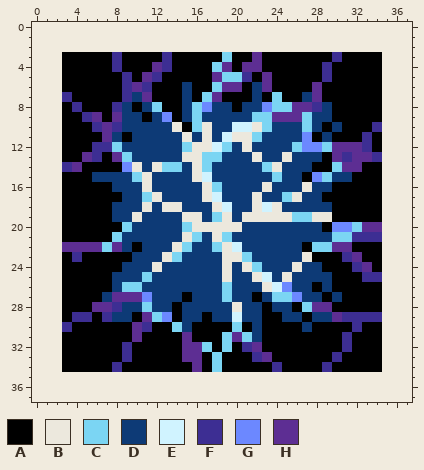
File history of a pixel-art file, packages/game-client/src/assets/skills{m}/shatter.aseprite. This is how it looked before the edit.
32x32 pixels, 1 frame. The old version is drawn lined up with the new one, on the new canvas.
Visible layers, top first: "Layer", "Layer 1".
Palette (. is transparent): A #000000  B #ece8dd  C #7bd5f3  D #0d3a76  E #d0f3ff  F #3d2e93  G #6c88ff  H #5d2e93
Pixels before, first column x 3:
 3 AAAAAFAAAAFAAAAACAAHAAAAAAAFAAAA
 4 AAAAAFAAAHFAAAACHAHHAAAAAAFAAAAA
 5 AAAAAAFAHFAAAAAHCCFAHAAAAAFAAAAA
 6 AAAAAAFHFAAADAACHHADHAAAAHAAAAAA
 7 FAAAAAFDHAAADACHAAADACAADHAAAAAA
 8 AFAAAFDADCAADCGDDADDGCCHHFDAAAAA
 9 AAFHAHDDADGADCDDDDDCCHHHCDDAAAAA
10 AAAFHFDDDDDBACBDDEEBCDDDCDADAAAF
11 AAAAHDADDDDDBDBDEBBCDDDDGADAAAFA
12 AAAFFCDDDDDDCBBECDBDDDDCGGCHHHFA
13 AAHFAHCDDDDDBBCCDDDBDDBDDDAHFHHF
14 FHAAAAGBDBCCDBCDDDDDCBDDDAACHHAA
15 AAADDDDCBDDDDBEDDDDDDCDDAGCDDAAA
16 AAAAADDDBDDDDDBCDDDDBDDDBDDAAAAA
17 AAAAAADDCBDDDDBEDDDBDDCBDDAAAAAA
18 AAAAADDDBDBBDDDBEDDBEBDDDDDAAAAA
19 AAAAADDBDDDDBBDCBDBBBBBCCBBAAAAA
20 AAAAAACDDDDDCBBBBBDDDDDDDDAGGCHH
21 AAAAACDDDDDDBCDBCDDDDDDDDDDCCFFF
22 HHHHCHDADDDBCDDCBEDDDDDDACCHHAAA
23 AFAAAAADDDBCDDDDBBCDDDDDBAAAFHAA
24 AAAAAADDDBDDDDDDBDBCDDDBDDAAAFHA
25 AAAAADDDCDDDDDDDBDDBEDBDDDDAAAFF
26 AAAAADCCDDDDDDDDCDDDBEGDDADAAAAA
27 AAAADHHHGDDDADDDCDDADCCGDDADAAAA
28 AAAHHFDDCDDADDDDDBDDADDACHHAAAAA
29 AFFAFDDAHCGADDADDEDDAADDADDHFFFF
30 FAAAAAAHFAACDAAAACADAAAADAAAAFAA
31 AAAAAAAHAAAAHAAACHCDAAAAAAAAFAAA
32 AAAAAAFAAAAAHHCACAFHAAAAAAAAFAAA
33 AAAAAAFAAAAAHHACAAAFHAAAAAAFAAAA
34 AAAAAFAAAAAAAHACAAAAAFAAAAFAAAAA
New version:
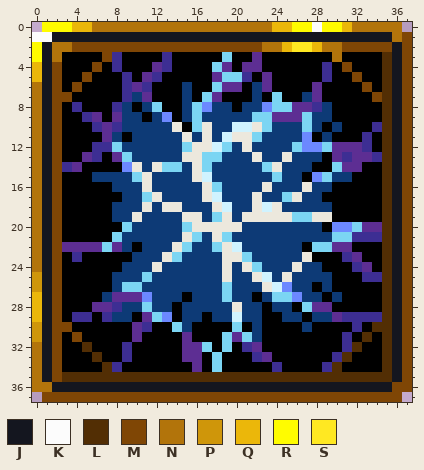
Colours new in this view: J #14161f  K #fcfcfc  L #522e04  M #7f4605  N #b2740b  P #cf960a  Q #ebb70a  R #fffc00  S #ffe822
The exact change:
canvas 32x32 -> 38x38, the old top-left corner now at 3,3
Colour J now appears in row 1 at x 2 to 35; in rows 2 to 35 at x 1 and 36; in row 36 at x 2 to 35.
Colour K now appears in row 0 at x 28; in row 1 at x 0 to 1.
Colour L now appears in rows 3 to 34 at x 35; in row 35 at x 3 to 35.
The author changed colour A to colour L in row 30 at x 34; in row 31 at x 33; in row 32 at x 5 and 32; in row 33 at x 6 and 31; in row 34 at x 7 and 30.
Colour M now appears in row 1 at x 37; in row 2 at x 4 to 22, 31 to 35 and 37; in row 3 at x 37; in rows 4 to 35 at x 2 and 37; in row 36 at x 36 to 37; in row 37 at x 1 to 36.
The author changed colour A to colour M in row 3 at x 7; in row 4 at x 6 and 31; in row 5 at x 5 and 32; in row 6 at x 4 and 33; in row 7 at x 34; in row 31 at x 4.
The author changed colour F to colour M in row 7 at x 3; in row 30 at x 3.
Colour N now appears in row 0 at x 6 to 23 and 32 to 36; in row 1 at x 36; in row 2 at x 2 to 3, 23 to 24 and 29 to 30; in row 3 at x 2; in rows 6 to 24 at x 0; in rows 32 to 35 at x 0.
Colour N now appears in row 36 at x 0 to 1.
The author changed colour F to colour N in row 3 at x 30.
Colour P now appears in rows 25 to 26 at x 0; in rows 30 to 31 at x 0.
Colour Q now appears in row 0 at x 4 to 5, 24 to 25 and 31; in row 2 at x 25 and 28; in rows 4 to 5 at x 0; in rows 27 to 29 at x 0.
Colour R now appears in row 0 at x 1 to 3, 26 to 27 and 29 to 30; in rows 2 to 3 at x 0.
Colour S now appears in row 2 at x 26 to 27.
